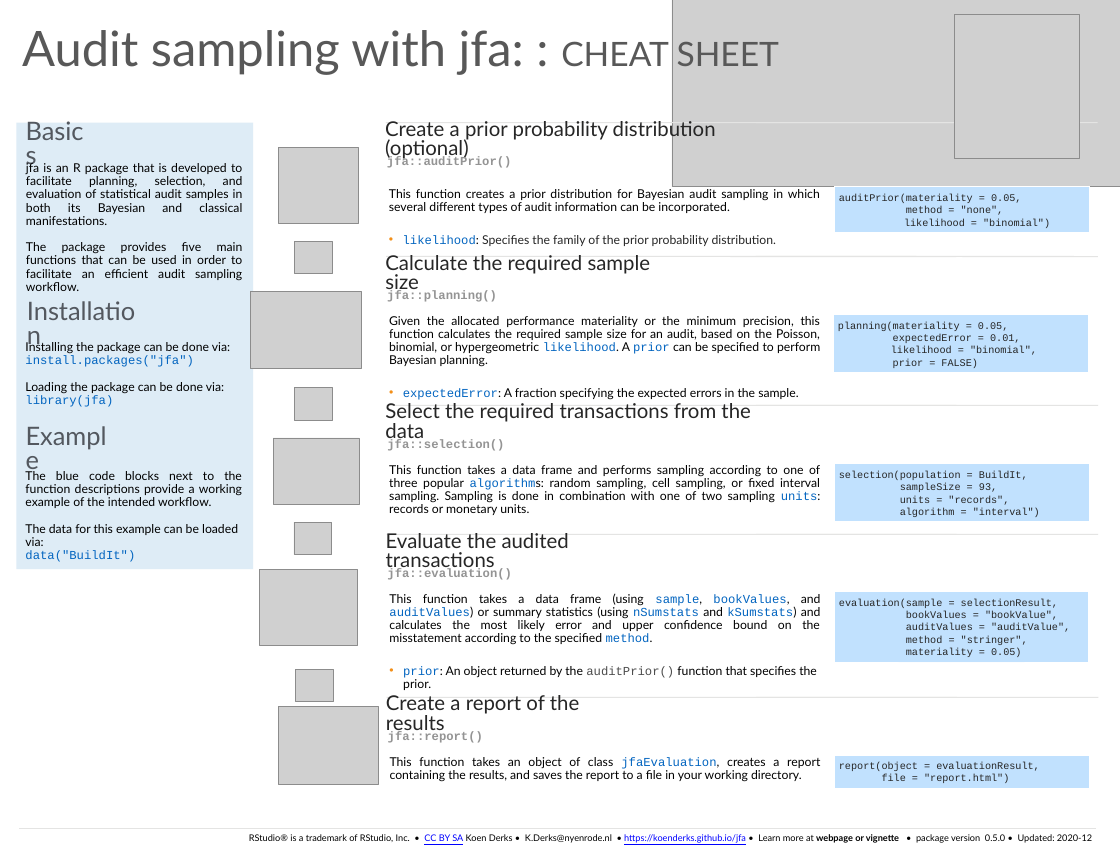
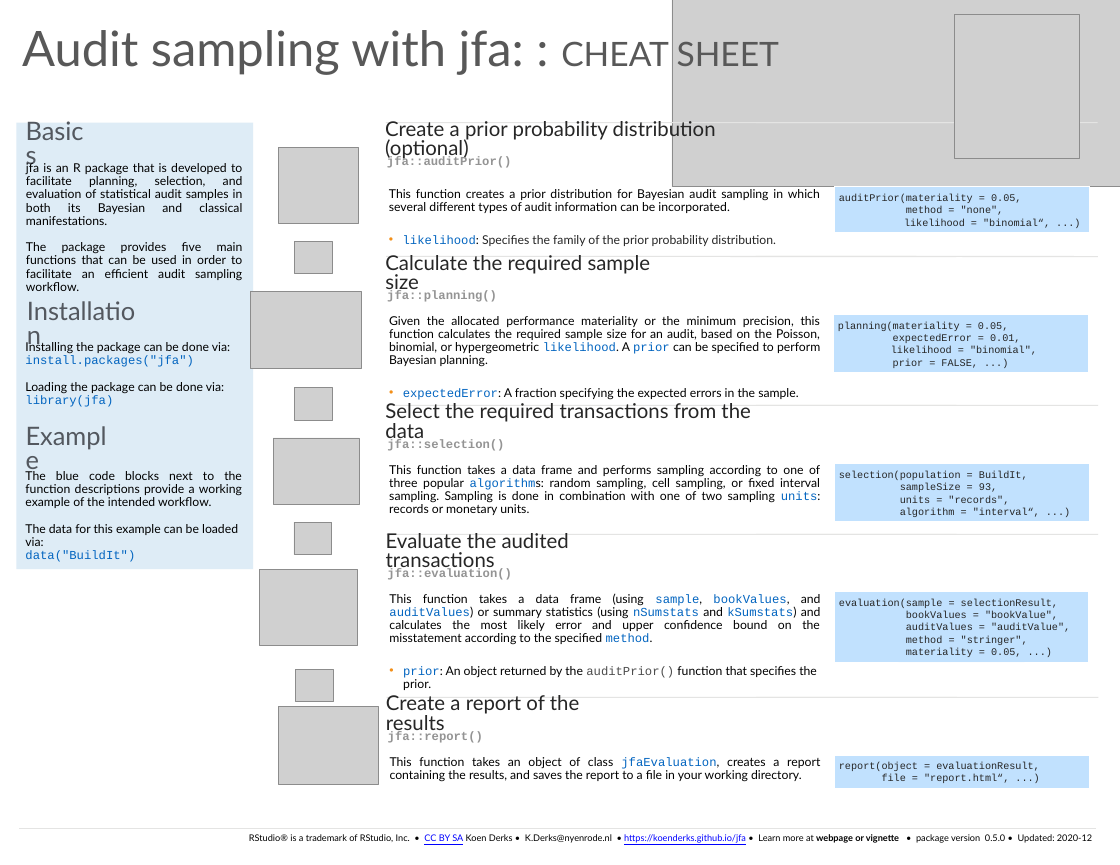
Before and after one commit to koenderks/jfa, a slide deck: slide 1 of reference/figures/cheatsheet/cheatsheet.pptx. Drawn at 1120x865 pixels with LibreOffice and Linux fonts; fonts in the diff are those of the drawing; grey boxes stand for pictures. Boxes give left, top, right and bottom in pixels: in the first picture for what was removed or moved away, otherwise in the second. Text is boxed around its words. In the diff, an @@ line names an element or a change of style, - is before the commit and + after.

```diff
--- a/reference/figures/cheatsheet/cheatsheet.pptx
+++ b/reference/figures/cheatsheet/cheatsheet.pptx
@@ text in rectangle at [904, 219, 1050, 228]: text changed @@
-likelihood = "binomial")
+likelihood = "binomial“, ...)
@@ text in rectangle at [893, 359, 978, 368]: text changed @@
-prior = FALSE)
+prior = FALSE, ...)
@@ text in rectangle at [900, 508, 1040, 517]: text changed @@
-algorithm = "interval")
+algorithm = "interval“, ...)
@@ text in rectangle at [906, 648, 1021, 657]: text changed @@
-materiality = 0.05)
+materiality = 0.05, ...)
@@ text in rectangle at [882, 775, 1009, 783]: text changed @@
-file = "report.html")
+file = "report.html“, ...)
```
Also in this commit, not shown: 3 other files.
